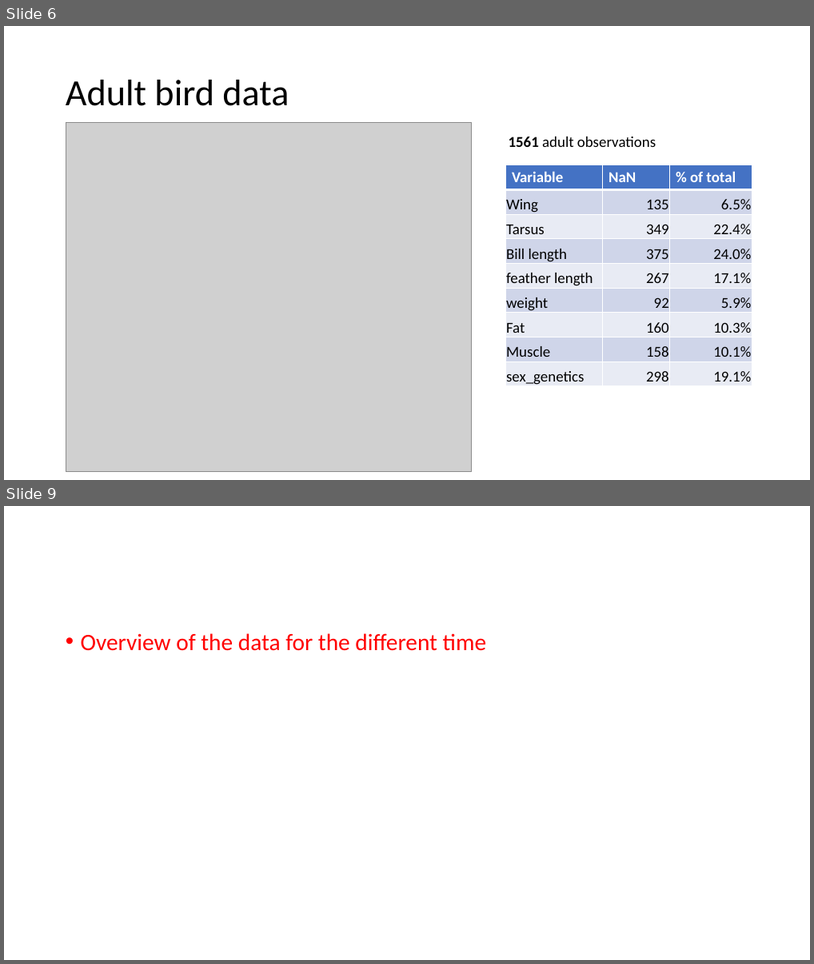
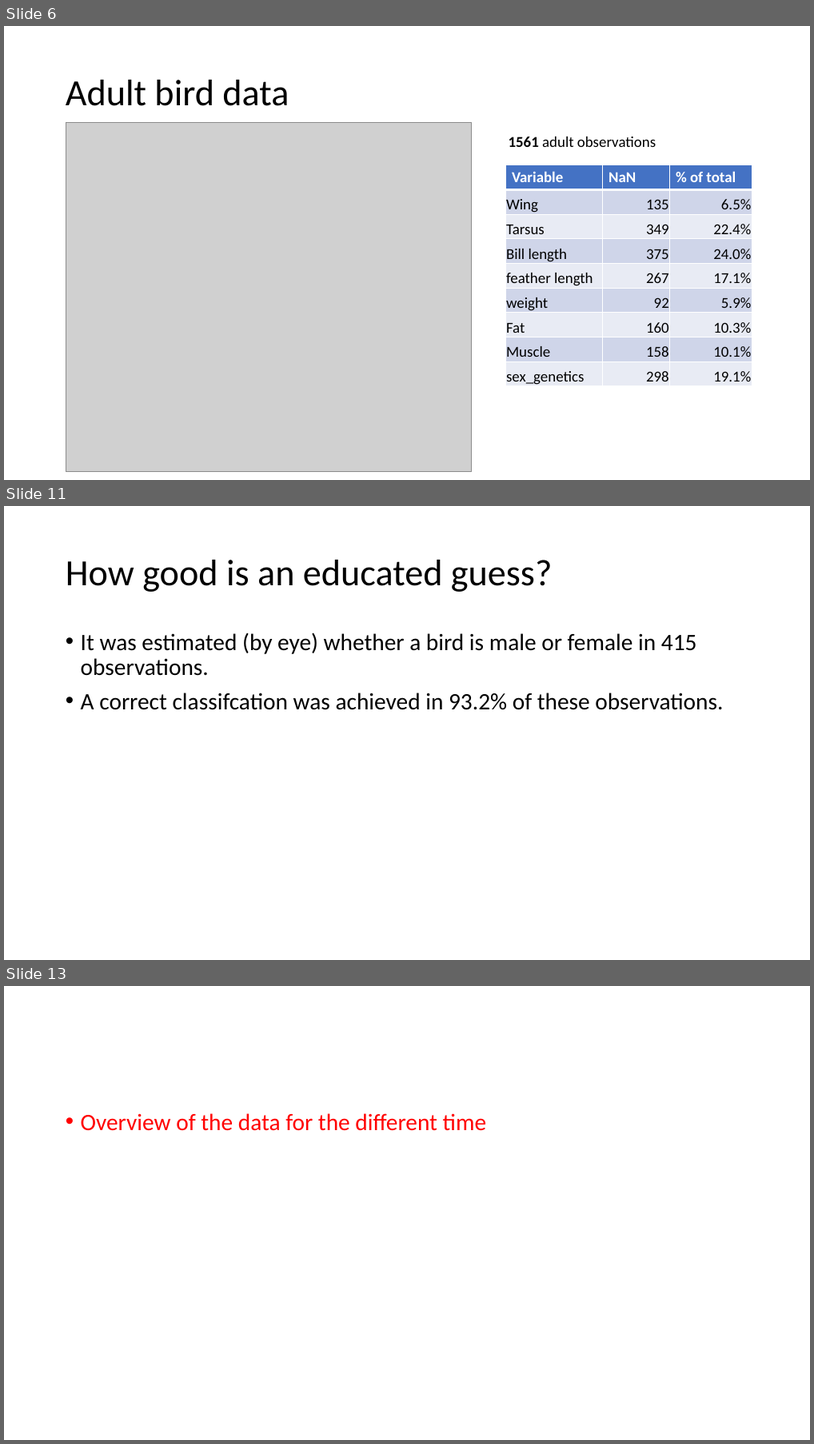
Before and after one commit to AlderCoder/Snow-finches, a slide deck: initial presentation.pptx. Shown one above the other, each under a label of ours: slides 6 and 9 before the commit, slides 6, 11 and 13 after it; the slides between them are not shown. The pictures are 814x964 and 814x1444 pixels, drawn with LibreOffice and Linux fonts; fonts in the diff are those of the drawing; grey boxes stand for pictures. Boxes give left, top, right and bottom in pixels: in the first picture for what was removed or moved away, otherwise in the second. Text is boxed around its words. In the diff, an @@ line names an element or a change of style, - is before the commit and + after.

```diff
--- a/initial presentation.pptx
+++ b/initial presentation.pptx
@@ slide 11 added at box(4, 506, 810, 960), background #FFFFFF @@
@@ title added at box(66, 560, 552, 592), 44 pt, text #000000 @@
+How good is an educated guess?
@@ text added at box(81, 632, 723, 710), 28 pt, text #000000 @@
+• It was estimated (by eye) whether a bird is male or female in 415 observations.
+• A correct classifcation was achieved in 93.2% of these observations.
@@ what was slide 9 is now slide 13 @@
```
Also in this commit, not shown: 7 other slides added, 3 slides removed, 1 other file.
